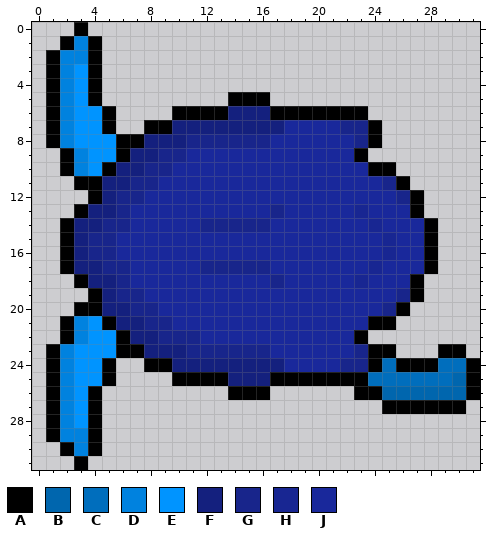
A pixel-art sprite gets an edit: Project with Nick thing.gmx/sprites/images/spr_Player_0.png. Above: the version before the commit.
The file is 32x32 pixels. Colours within 5 levels of each other are drawn and written as one.
Palette (. is transparent): A #000000  B #0066ae  C #006ebd  D #0082df  E #0094ff  F #14207e  G #18258b  H #182692  J #19289b
Pixels before, first column x 1:
 0 ..A............................
 1 .ADA...........................
 2 ADDA...........................
 3 ADEA...........................
 4 ADEA...........................
 5 ADEA.........AAA...............
 6 ADEEA....AAAAFFFAAAAAAA........
 7 ADEEA..AAFFFFFFFFJJJJGGA.......
 8 ADEEEAAFFFGGGGGGJJJJJJGA.......
 9 .ADEEAFFGGJJJJJJJJJJJJA........
10 .ADEAFFGGJJJJJJJJJJJJJJAA......
11 ..AAFFGGJJJJJJJJJJJJJJJJGA.....
12 ...AFGGJJJJJJJJJJJJJJJJJJGA....
13 ..AFFGJJJJJJJJJJGJJJJJHJJJA....
14 .AFFGGJJJJJGGGGGJJJJJJJHJJJA...
15 .AFGGJJJJJJJJJJJJJJJJJJJHJJA...
16 .AFGGJJJJJJJJJJJJJJJJJJJHJJA...
17 .AFFGGJJJJJGGGGGJJJJJJJHJJJA...
18 ..AFFGJJJJJJJJJJGJJJJJHJJJA....
19 ...AFGGJJJJJJJJJJJJJJJJJJGA....
20 ..AAFFGGJJJJJJJJJJJJJJJJGA.....
21 .ADEAFFGGJJJJJJJJJJJJJJAA......
22 .ADEEAFFGGGJJJJJJJJJJJA........
23 ADEEEAAFFFGGGGGGJJJJJJGAA...AA.
24 ADEEA..AAFFFFFFFFJJJJGGACAAACCA
25 ADEEA....AAAAFFFAAAAAAACCCCCCBA
26 ADEA.........AAA......AABBBBBBA
27 ADEA....................AAAAAA.
28 ADEA...........................
29 ADDA...........................
30 .ADA...........................
31 ..A............................
The result:
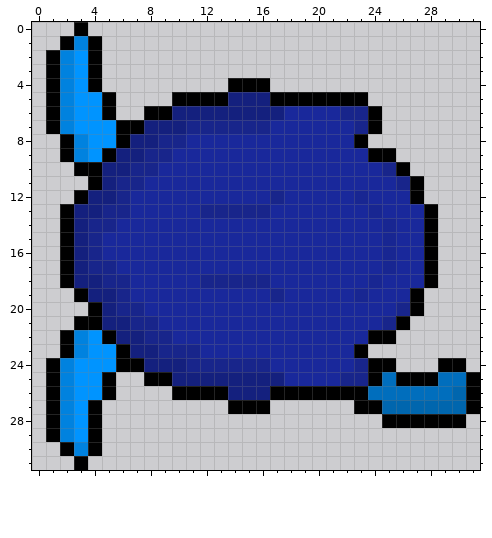
Diff:
Changed rows in their new state; - is an unchanged pixel.
first column x 1:
 2 --E----------------------------
 4 -------------AAA---------------
 5 ---EA----AAAAFFFAAAAAAA--------
 6 -------AAFFFF---FJJJJGGA-------
 7 ----EAAFF-GGGGGGJ----J---------
 8 .AD---F-GGJJJJJJ------A.-------
 9 ----AF-G-J------------JAA------
10 -.AAF-G-J--------------JGA-----
11 --.--G-J----------------JGA----
12 --AF--J---------G-----H--J-----
13 -AF-G------GGGGGJ-----JH--JA---
14 ---G-J-----JJJJJ-------JH------
15 ----J--------------------------
16 ----J--------------------------
17 ---G-J-----JJJJJ-------JH------
18 -AF-G------GGGGGJ-----JH--JA---
19 --AF--J---------G-----H--J-----
20 --.--G-J----------------JGA----
21 -.AAF-G-J--------------JGA-----
22 ----AF-G-JJ-----------JAA------
23 .AD---F-GG-JJJJJ------A..---..-
24 ----EAAFF-GGGGGGJ----J--A...AA.
25 -------AAFFFF---FJJJJGGA-AAA-C-
26 ---EA----AAAAFFFAAAAAA-CCCCCC--
27 -------------AAA------AABBBBBBA
28 ------------------------AAAAAA-
29 --E----------------------------
Pixel boxes of the changes (left, top, right, bottom) in both pictures:
changed: (46, 50, 480, 442)
